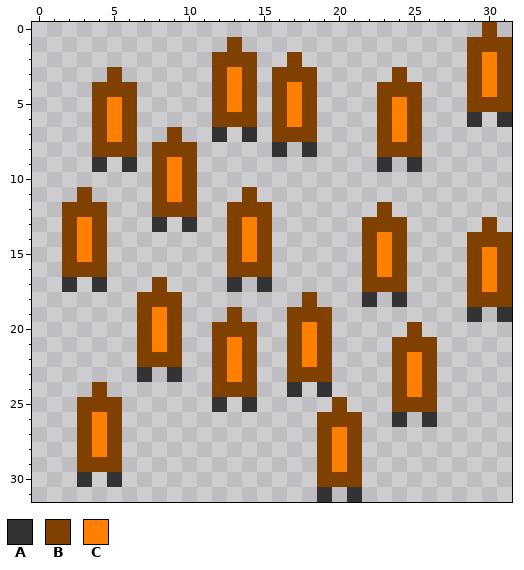
File history of a pixel-art sprite, art/Cattle.png. That is the earlier state.
The file is 32x32 pixels.
Palette (. is transparent): A #333333  B #804000  C #ff8000
Pixels before, first column x 2:
 0 ............................B.
 1 ...........B...............BBB
 2 ..........BBB..B...........BCB
 3 ...B......BCB.BBB.....B....BCB
 4 ..BBB.....BCB.BCB....BBB...BCB
 5 ..BCB.....BCB.BCB....BCB...BBB
 6 ..BCB.....BBB.BCB....BCB...A.A
 7 ..BCB..B..A.A.BBB....BCB......
 8 ..BBB.BBB.....A.A....BBB......
 9 ..A.A.BCB............A.A......
10 ......BCB.....................
11 .B....BCB...B.................
12 BBB...BBB..BBB.......B........
13 BCB...A.A..BCB......BBB.....B.
14 BCB........BCB......BCB....BBB
15 BCB........BCB......BCB....BCB
16 BBB........BBB......BCB....BCB
17 A.A...B....A.A......BBB....BCB
18 .....BBB........B...A.A....BBB
19 .....BCB...B...BBB.........A.A
20 .....BCB..BBB..BCB.....B......
21 .....BCB..BCB..BCB....BBB.....
22 .....BBB..BCB..BCB....BCB.....
23 .....A.A..BCB..BBB....BCB.....
24 ..B.......BBB..A.A....BCB.....
25 .BBB......A.A.....B...BBB.....
26 .BCB.............BBB..A.A.....
27 .BCB.............BCB..........
28 .BCB.............BCB..........
29 .BBB.............BCB..........
30 .A.A.............BBB..........
31 .................A.A..........
Once edited:
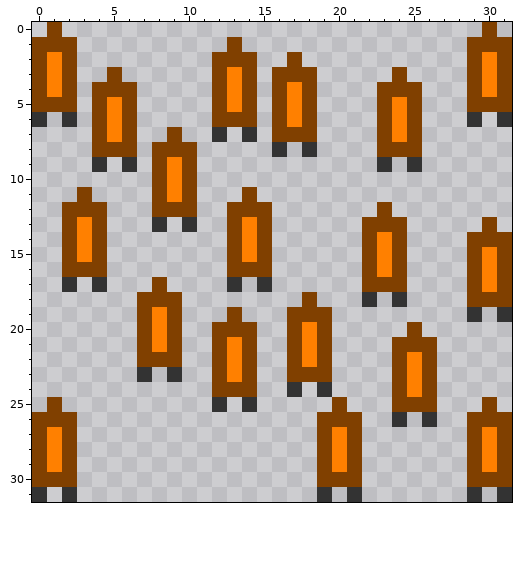
The exact change:
Changed rows in their new state; - is an unchanged pixel.
first column x 0:
 0 -B-
 1 BBB
 2 BCB
 3 BCB
 4 BCB
 5 BBB
 6 A-A
first column x 0:
24 ----.---------------------------
25 -B-...------------------------B-
26 BBB...-----------------------BBB
27 BCB...-----------------------BCB
28 BCB...-----------------------BCB
29 BCB...-----------------------BCB
30 BBB.-.-----------------------BBB
31 A-A--------------------------A-A
Boxes around the changes in both pictures, in picture pixels (x1, y1, x2, y2):
added: (32, 22, 77, 127)
changed: (32, 382, 122, 502)
added: (467, 397, 512, 502)
